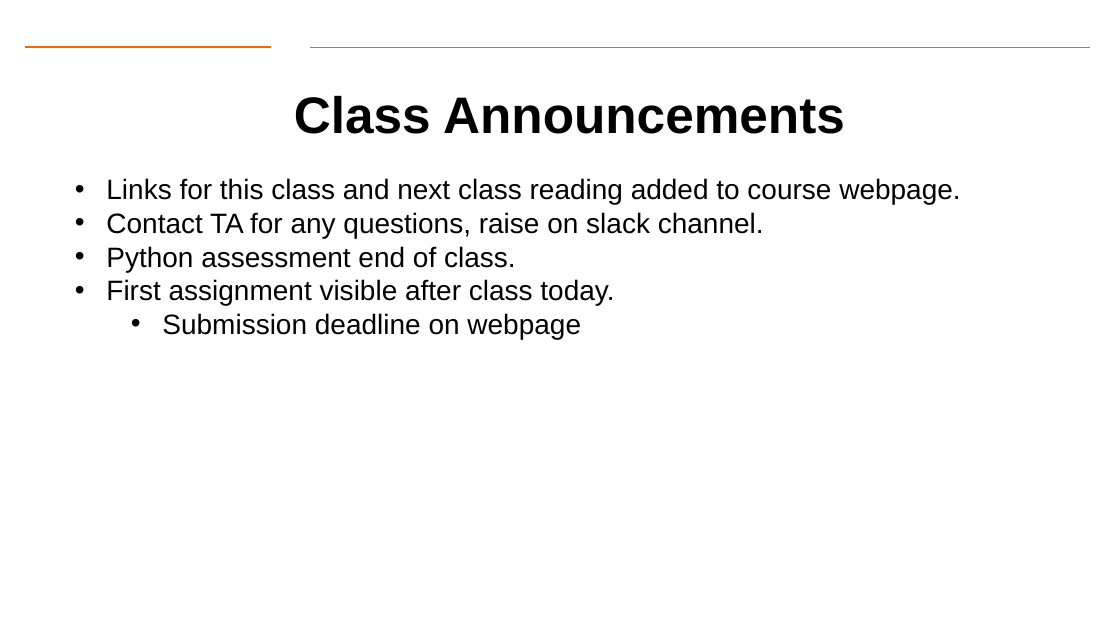
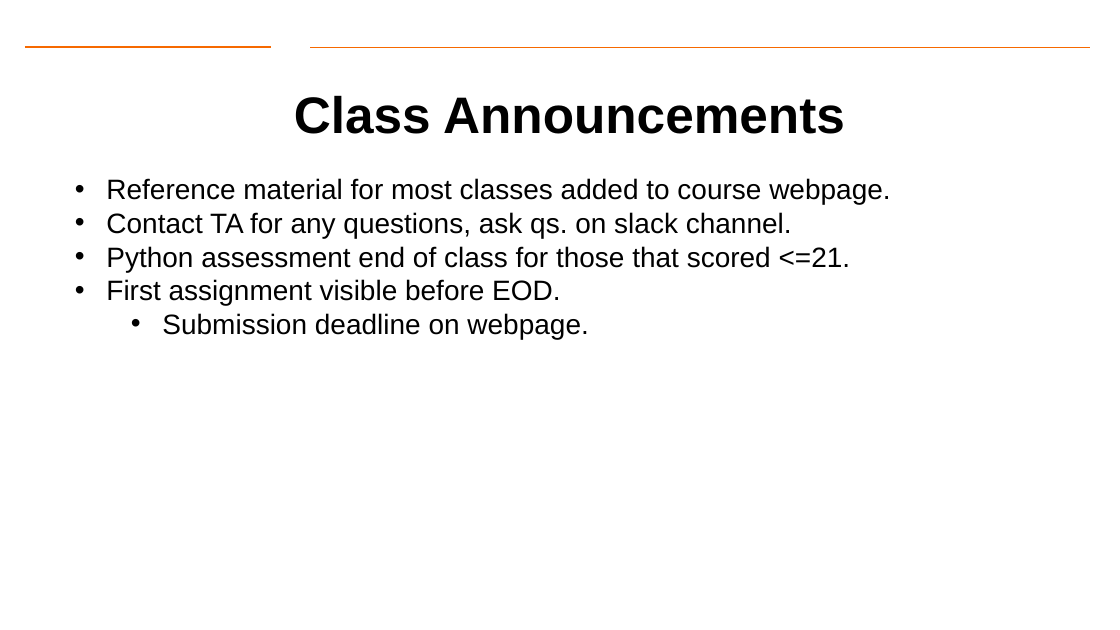
Before and after one commit to gk5951/RIT-DSCI-633-FDS, a slide deck: slide 2 of Syllabus/Lecture02/Lec02.pptx. Drawn at 1120x630 pixels with LibreOffice and Linux fonts; fonts in the diff are those of the drawing; background and template pictures are left out. Boxes give left, top, right and bottom in pixels: in the first picture for what was removed or moved away, otherwise in the second. Text is boxed around its words. In the diff, an @@ line names an element or a change of style, - is before the commit and + after.

```diff
--- a/Syllabus/Lecture02/Lec02.pptx
+++ b/Syllabus/Lecture02/Lec02.pptx
@@ text at box(106, 178, 890, 339): text changed @@
-• Links for this class and next class reading added to course webpage.
-• Contact TA for any questions, raise on slack channel.
-• Python assessment end of class.
-• First assignment visible after class today.
-  • Submission deadline on webpage
+• Reference material for most classes added to course webpage.
+• Contact TA for any questions, ask qs. on slack channel.
+• Python assessment end of class for those that scored <=21.
+• First assignment visible before EOD.
+  • Submission deadline on webpage.
```
